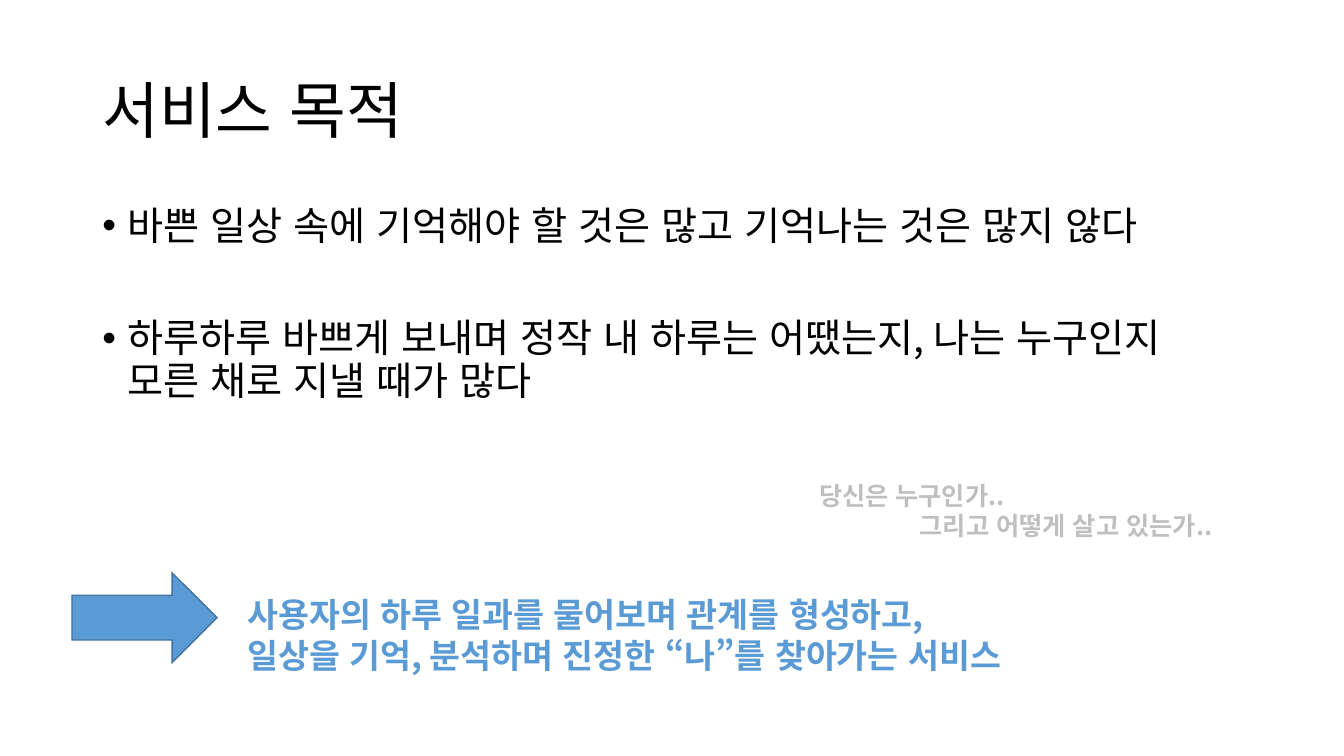
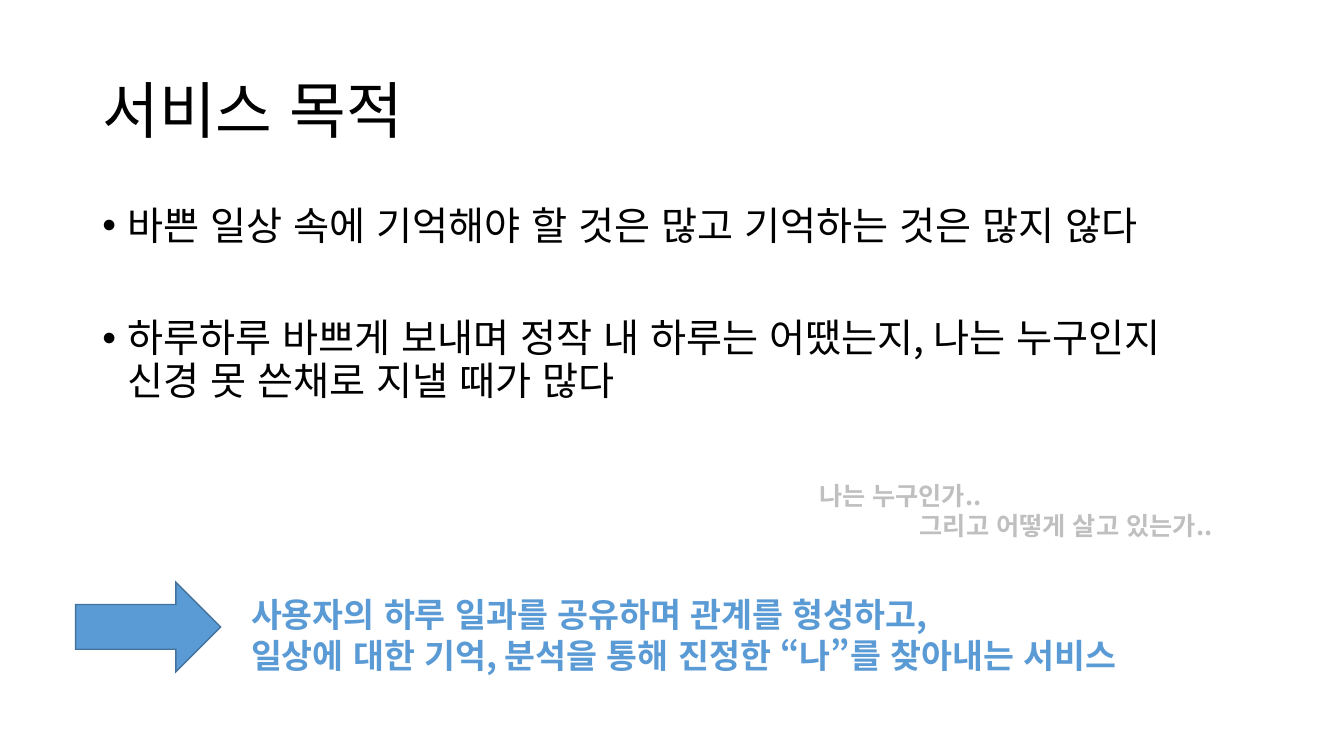
Before and after one commit to HeyHO2154/Id, a slide deck: slide 2 of 시스템 설계도.pptx. Drawn at 1344x756 pixels with LibreOffice and Linux fonts; fonts in the diff are those of the drawing. Boxes give left, top, right and bottom in pixels: in the first picture for what was removed or moved away, otherwise in the second. Text is boxed around its words. In the diff, an @@ line names an element or a change of style, - is before the commit and + after.

```diff
--- a/시스템 설계도.pptx
+++ b/시스템 설계도.pptx
@@ text at (128,207,1160,398): text changed @@
-• 바쁜 일상 속에 기억해야 할 것은 많고 기억나는 것은 많지 않다
-• 하루하루 바쁘게 보내며 정작 내 하루는 어땠는지, 나는 누구인지 모른 채로 지낼 때가 많다
+• 바쁜 일상 속에 기억해야 할 것은 많고 기억하는 것은 많지 않다
+• 하루하루 바쁘게 보내며 정작 내 하루는 어땠는지, 나는 누구인지 신경 못 쓴채로 지낼 때가 많다
@@ text at (819,484,981,507): text changed @@
-당신은 누구인가..
+나는 누구인가..
@@ right arrow: place and size @@
-right arrow at (72,573,217,662)
+right arrow at (76,583,221,673)
@@ text at (251,598,1116,675): text changed @@
-사용자의 하루 일과를 물어보며 관계를 형성하고,
-일상을 기억, 분석하며 진정한 “나”를 찾아가는 서비스
+사용자의 하루 일과를 공유하며 관계를 형성하고,
+일상에 대한 기억, 분석을 통해 진정한 “나”를 찾아내는 서비스
```
Also in this commit, not shown: 2 other slides changed, 5 slides added.
